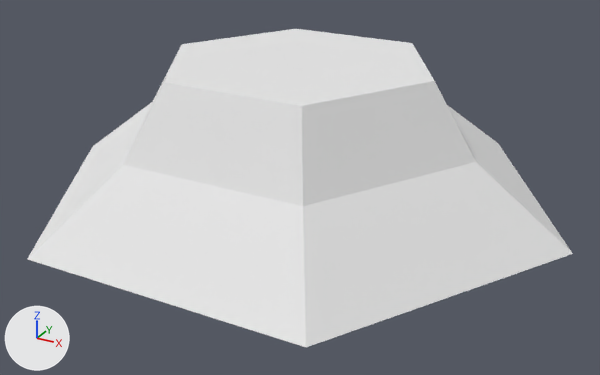
The OBJ model DynamicLab/Assets/Nature Kit/Models/OBJ format/crops_dirtSingle.obj: old version first, new version second.
The view is the same before and after, from a 50 mm lens placed at (0.274, -0.496, 0.252), pointed at (0.009, -0.014, 0.011). Arrows for +X, +Y and +Z are at lower left; the lights stay in place. The picture after the commit comes second. Where no turn or scale is listed for an object, it has been applied to the vertices.

Names of what the first picture shows: 'crops_dirtSingle'.
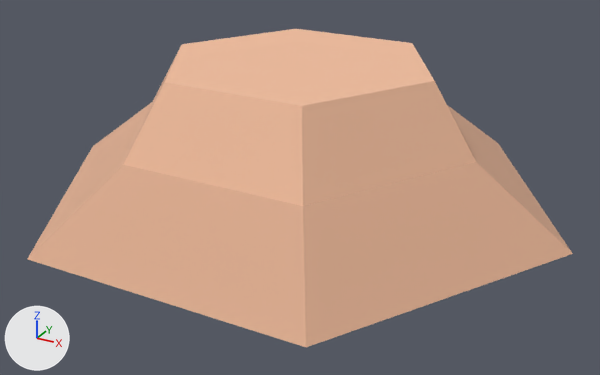
What differs and where, as boxes (x1, y1, x2, y2) in the pictures (600 x 375 px):
'crops_dirtSingle', recoloured (white to beige): (27, 29, 573, 347) in both

The edits, one by one:
Material 'dirt' (mat_dirt) changes colour from white #e7e7e7 to beige #f2be9e; in linear values from (0.8, 0.8, 0.8) to (0.886, 0.514, 0.341).
Material 'dirtDark' (mat_dirtdark) changes colour from white #e7e7e7 to beige #dbab8e; in linear values from (0.8, 0.8, 0.8) to (0.71, 0.408, 0.271).
